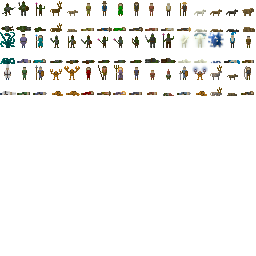
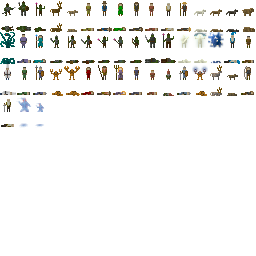
The second 256x256 image is a revision of the first. Changes to its layers:
painted on "Background" over (1, 97, 45, 128)
